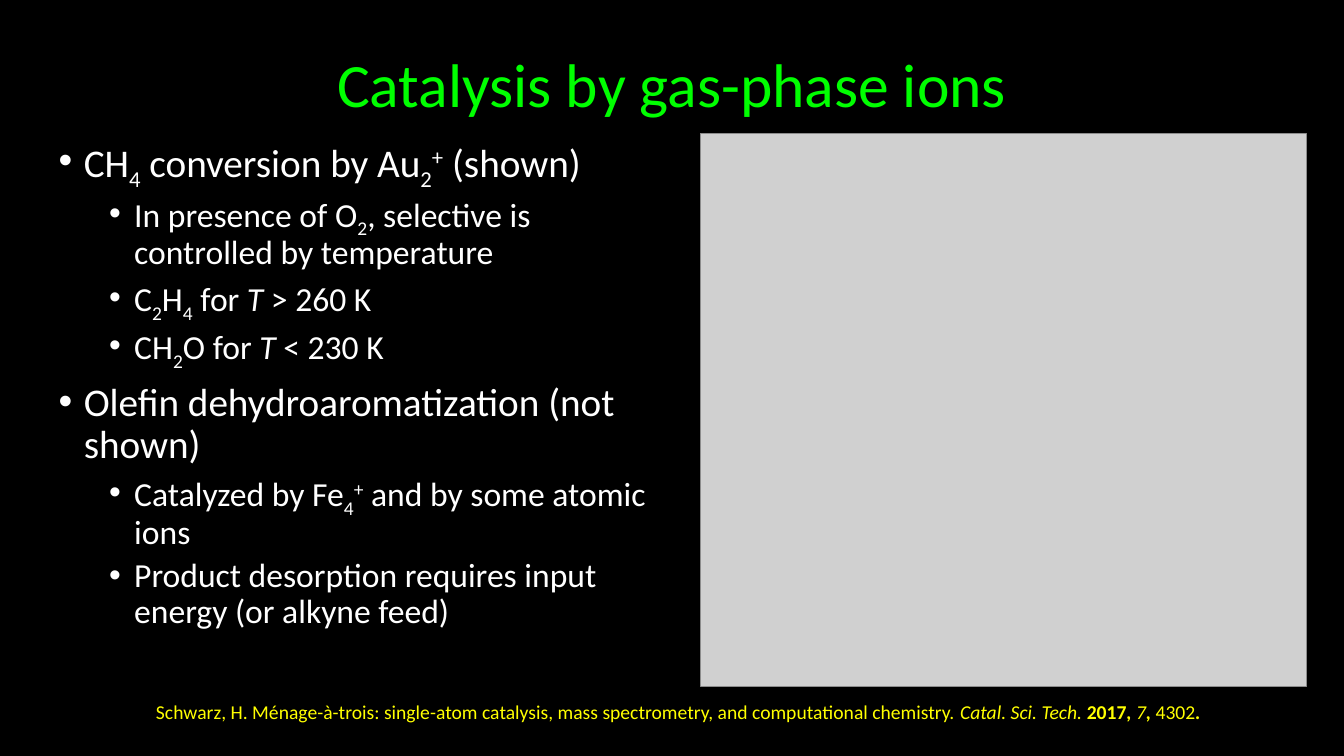
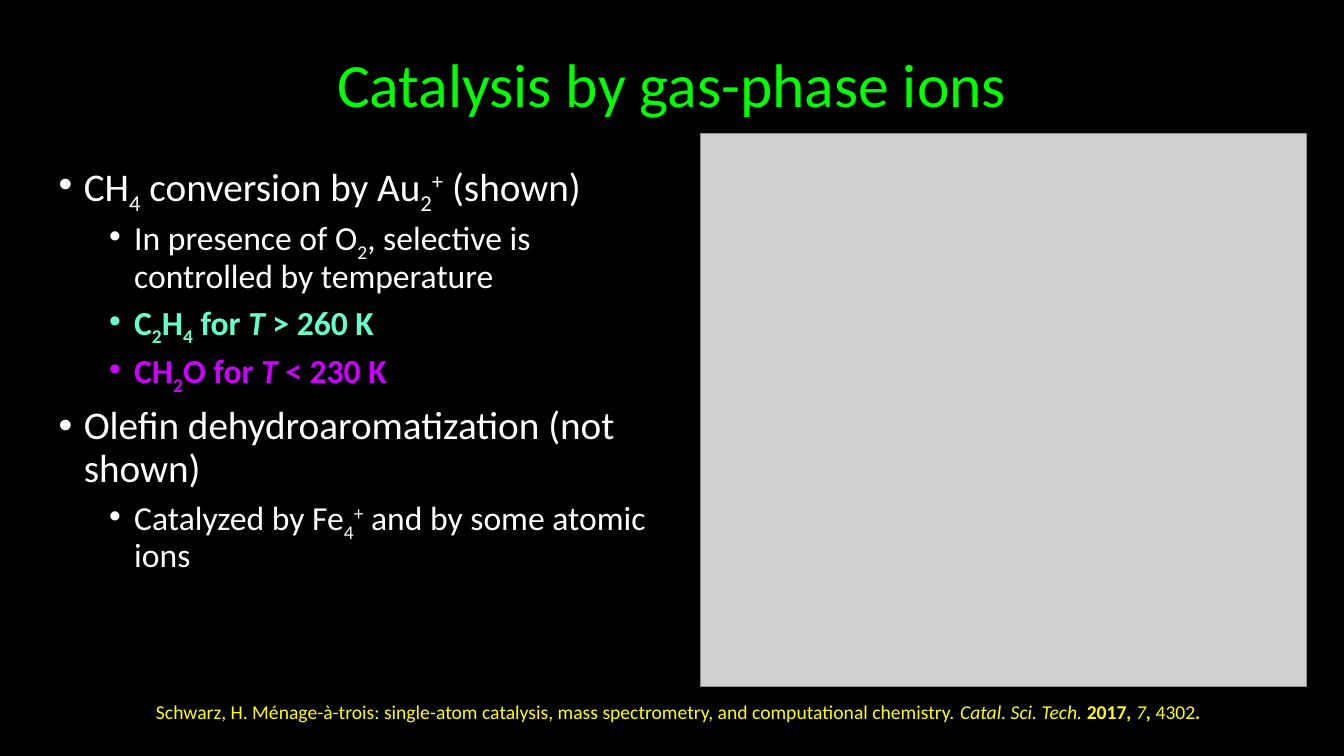
Before and after one commit to kkinist/ACS_Boston_2018, a slide deck: slide 22 of ACS_Boston_2018_Irikura.pptx. Drawn at 1344x756 pixels with LibreOffice and Linux fonts; fonts in the diff are those of the drawing; grey boxes stand for pictures. Boxes give left, top, right and bottom in pixels: in the first picture for what was removed or moved away, otherwise in the second. Text is boxed around its words. In the diff, an @@ line names an element or a change of style, - is before the commit and + after.

```diff
--- a/ACS_Boston_2018_Irikura.pptx
+++ b/ACS_Boston_2018_Irikura.pptx
@@ text "CH4 conversion by Au2+ (shown)": place and size @@
-text "CH4 conversion by Au2+ (shown)" at box(84, 148, 645, 629)
+text "CH4 conversion by Au2+ (shown)" at box(84, 172, 645, 568)
@@ text at box(201, 311, 386, 384): text colour #FFFFFF to #66FFCC in "C2H4 for T > 260 K"; bold on in "C2H4 for T > 260 K", "CH2O for T < 230 K"; text colour #FFFFFF to #CC00FF in "CH2O for T < 230 K" @@
@@ text at box(134, 563, 596, 629): paragraph removed @@
-  • Product desorption requires input energy (or alkyne feed)
```
Also in this commit, not shown: 11 other slides changed, 1 other file.
